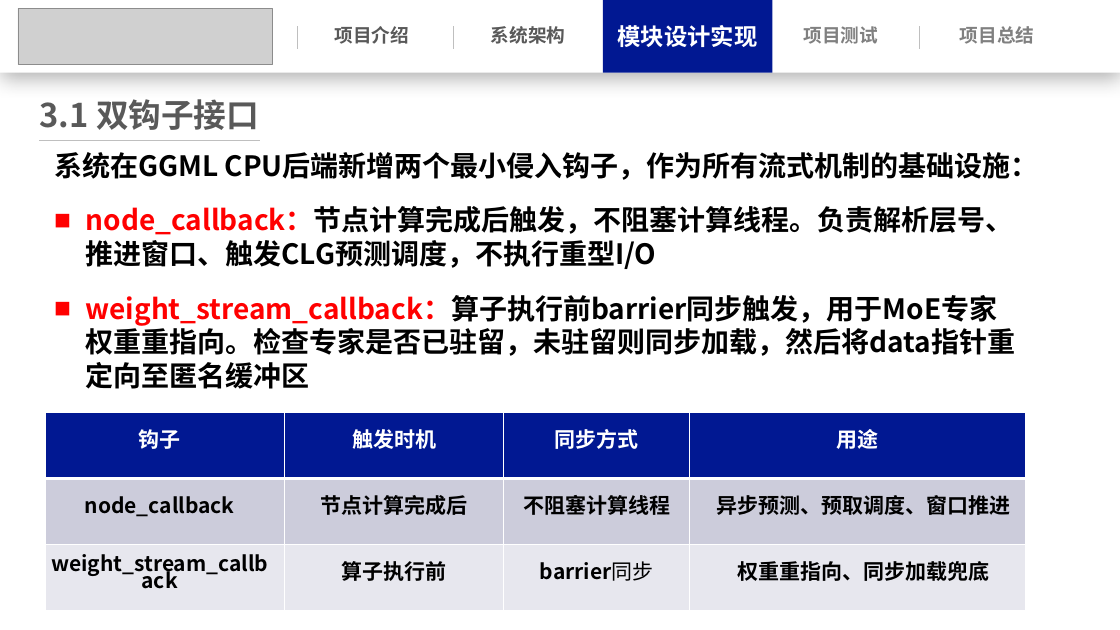
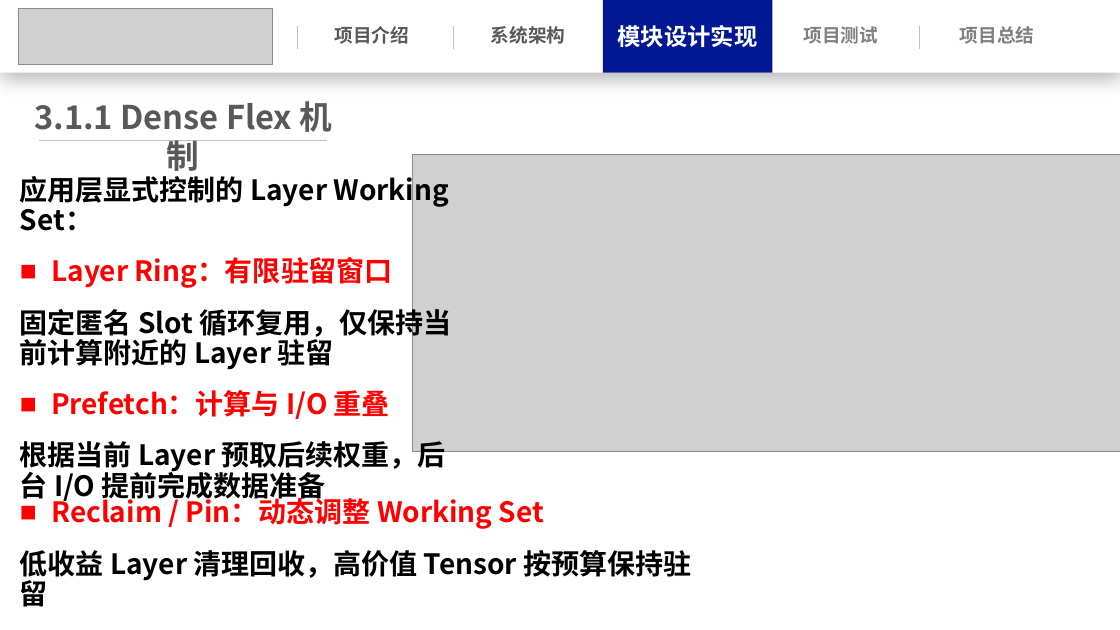
Before and after one commit to Leslie-1341/llama.cpp, a slide deck: slide 16 of docs/操作系统功能赛.pptx. Drawn at 1120x630 pixels with LibreOffice and Linux fonts; fonts in the diff are those of the drawing; grey boxes stand for pictures. Boxes give left, top, right and bottom in pixels: in the first picture for what was removed or moved away, otherwise in the second. Text is boxed around its words. In the diff, an @@ line names an element or a change of style, - is before the commit and + after.

```diff
--- a/docs/操作系统功能赛.pptx
+++ b/docs/操作系统功能赛.pptx
@@ text at (x1=34, y1=101, x2=333, y2=177): text changed @@
-3.1 双钩子接口
+3.1.1 Dense Flex 机制
@@ line moved from (39, 140) - (260, 140) to (39, 140) - (328, 140) @@
@@ text at (x1=20, y1=172, x2=451, y2=504): text changed @@
-系统在GGML CPU后端新增两个最小侵入钩子，作为所有流式机制的基础设施：
-■ node_callback：节点计算完成后触发，不阻塞计算线程。负责解析层号、推进窗口、触发CLG预测调度，不执行重型I/O
-■ weight_stream_callback：算子执行前barrier同步触发，用于MoE专家权重重指向。检查专家是否已驻留，未驻留则同步加载，然后将data指针重定向至匿名缓冲区
+应用层显式控制的 Layer Working Set：
+■ Layer Ring：有限驻留窗口
+固定匿名 Slot 循环复用，仅保持当前计算附近的 Layer 驻留
+■ Prefetch：计算与 I/O 重叠
+根据当前 Layer 预取后续权重，后台 I/O 提前完成数据准备
@@ picture added at (x1=413, y1=155, x2=1120, y2=452) @@
@@ table removed at (x1=46, y1=413, x2=1026, y2=611), 3 rows, 4 columns @@
-钩子 | 触发时机 | 同步方式 | 用途
-node_callback | 节点计算完成后 | 不阻塞计算线程 | 异步预测、预取调度、窗口推进
-weight_stream_callback | 算子执行前 | barrier同步 | 权重重指向、同步加载兜底
@@ text added at (x1=20, y1=494, x2=691, y2=607), 24 pt, text #000000, bold @@
+■ Reclaim / Pin：动态调整 Working Set
+低收益 Layer 清理回收，高价值 Tensor 按预算保持驻留
```
Also in this commit, not shown: 22 other slides changed, 7 slides added, 5 slides removed, 30 other files.
